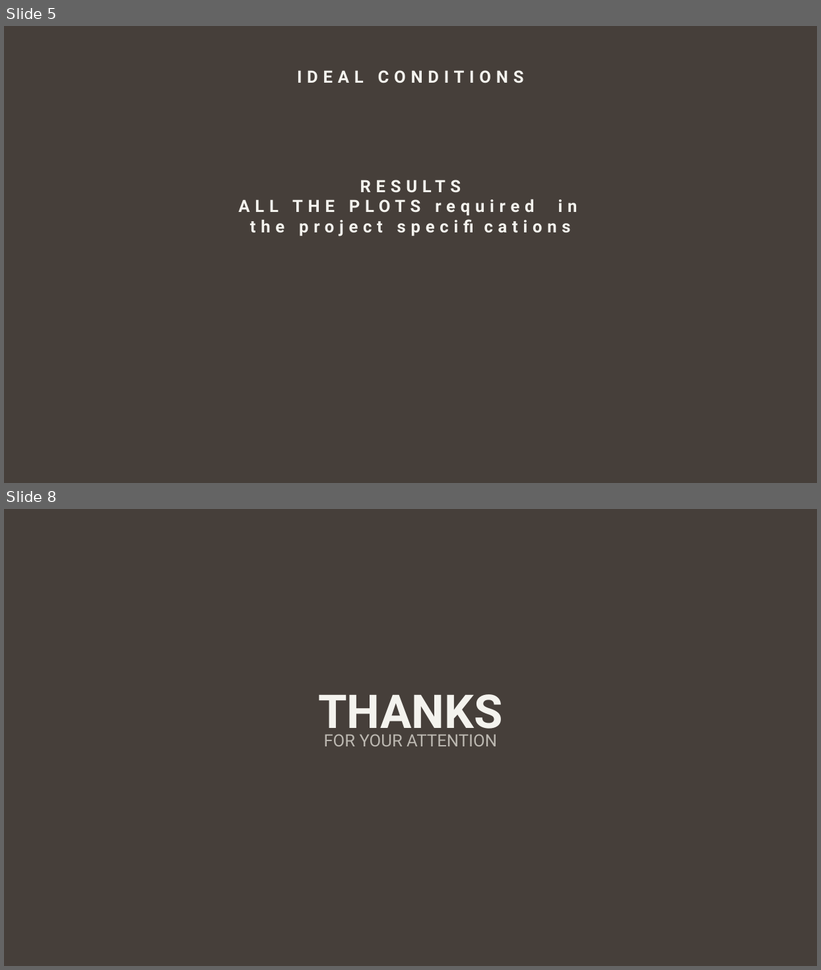
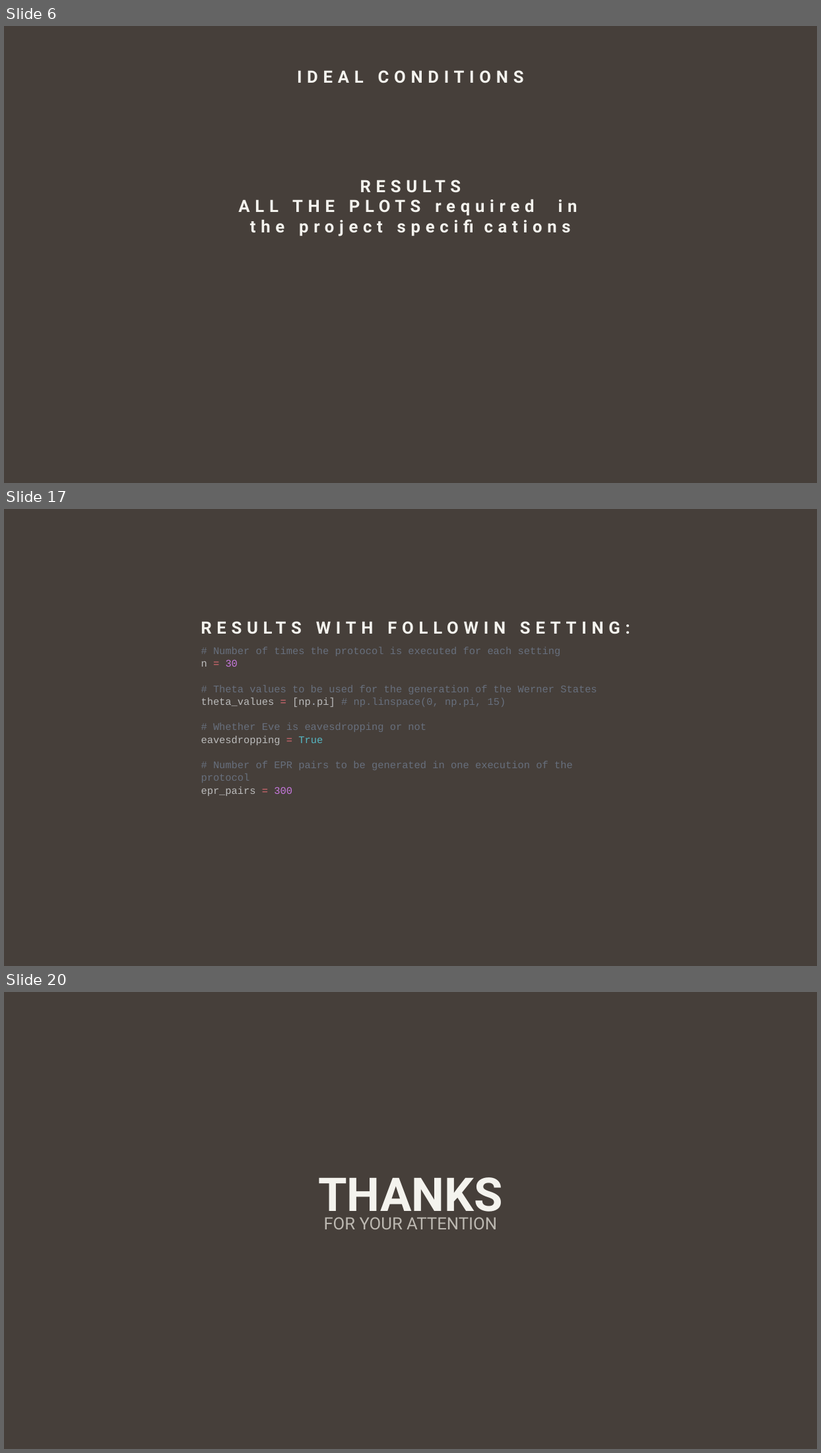
Before and after one commit to giovanniligato/E91-Protocol, a slide deck: Slides/E91 Protocol.pptx. Shown one above the other, each under a label of ours: slides 5 and 8 before the commit, slides 6, 17 and 20 after it; the slides between them are not shown. The pictures are 821x970 and 821x1453 pixels, drawn with LibreOffice and Linux fonts; fonts in the diff are those of the drawing. Boxes give left, top, right and bottom in pixels: in the first picture for what was removed or moved away, otherwise in the second. Text is boxed around its words. In the diff, an @@ line names an element or a change of style, - is before the commit and + after.

```diff
--- a/Slides/E91 Protocol.pptx
+++ b/Slides/E91 Protocol.pptx
@@ slide 17 added at [4,509,817,966], background #463F3A @@
@@ text added at [201,647,597,796], 12 pt, text #676F7D @@
+# Number of times the protocol is executed for each setting
+n = 30
+# Theta values to be used for the generation of the Werner States
+theta_values = [np.pi] # np.linspace(0, np.pi, 15)
+# Whether Eve is eavesdropping or not
+eavesdropping = True
+# Number of EPR pairs to be generated in one execution of the protocol
+epr_pairs = 300
@@ text added at [518,647,561,656], 20 pt, text #F4F3EE, bold @@
+RESULTS WITH FOLLOWIN SETTING:
@@ what was slide 5 is now slide 6 @@
@@ what was slide 8 is now slide 20 @@
```
Also in this commit, not shown: 5 slides changed, 11 other slides added, 1 other file.
